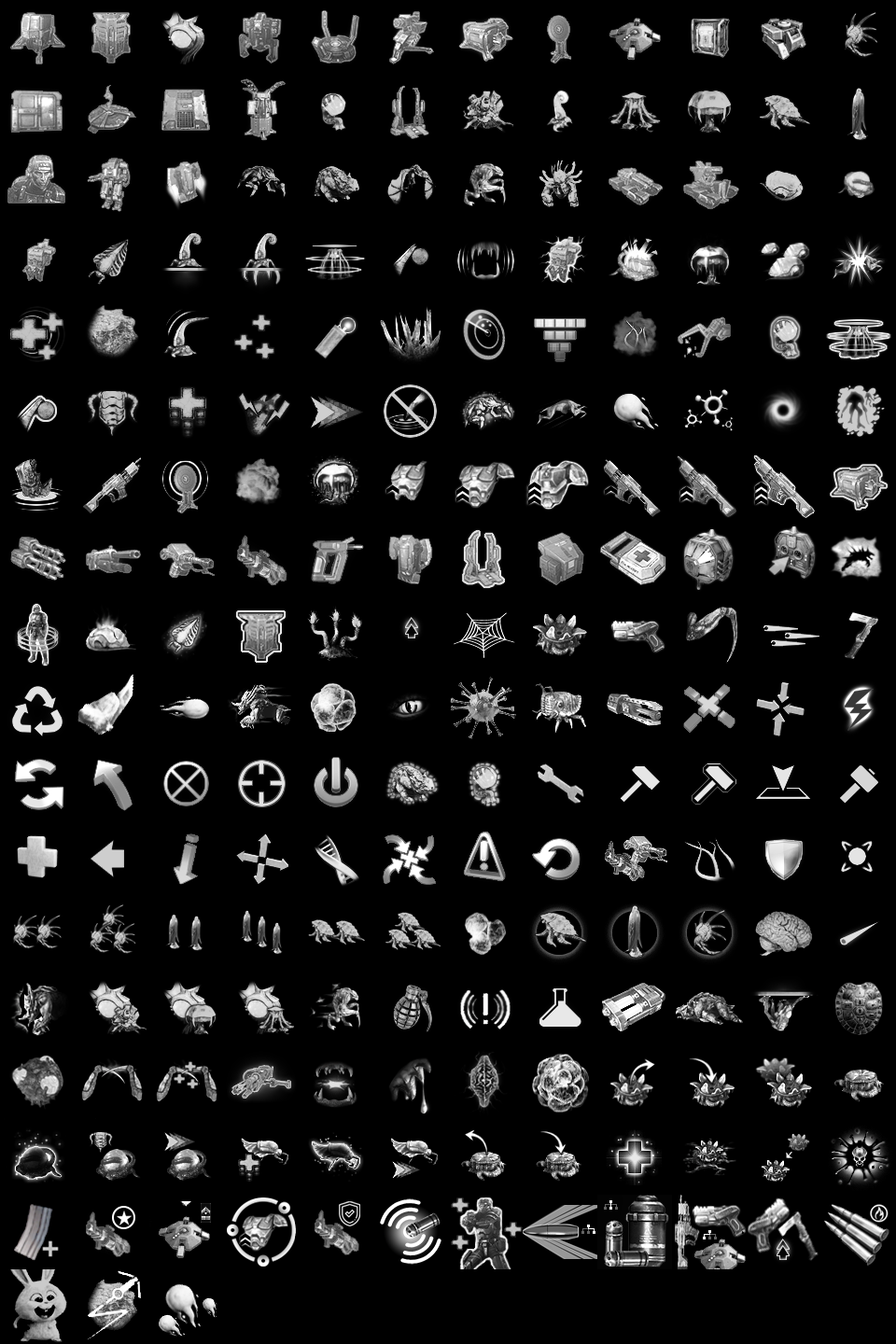
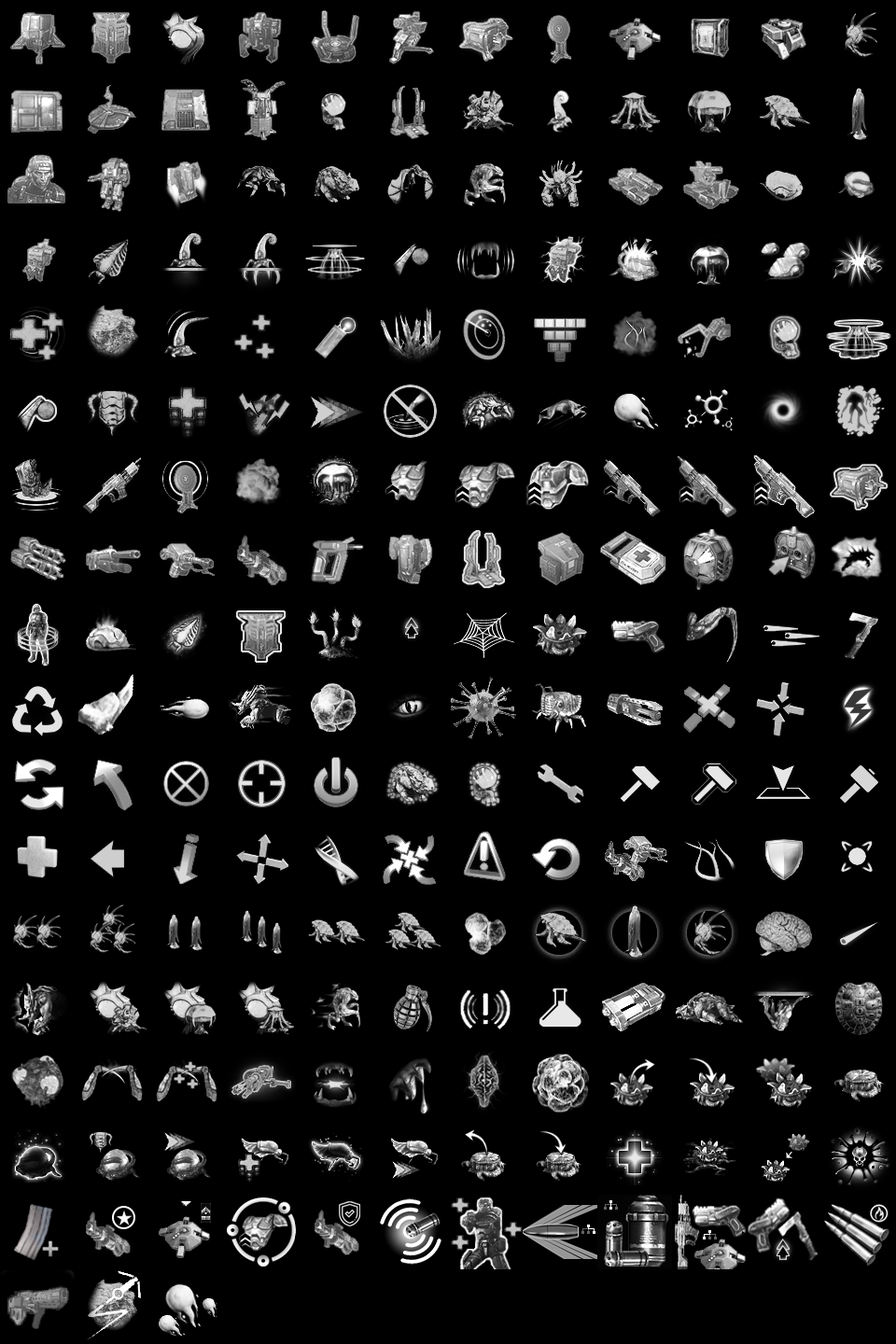
Layered file, before and after one edit (896x1344). Changes by layer:
renamed "图层 11" to "图层 0", painted on it over [left=0, top=1241, right=106, bottom=1344]
removed layer "图层 25" over [left=86, top=1280, right=106, bottom=1340]
removed layer "图层 10" over [left=0, top=1241, right=106, bottom=1344]
